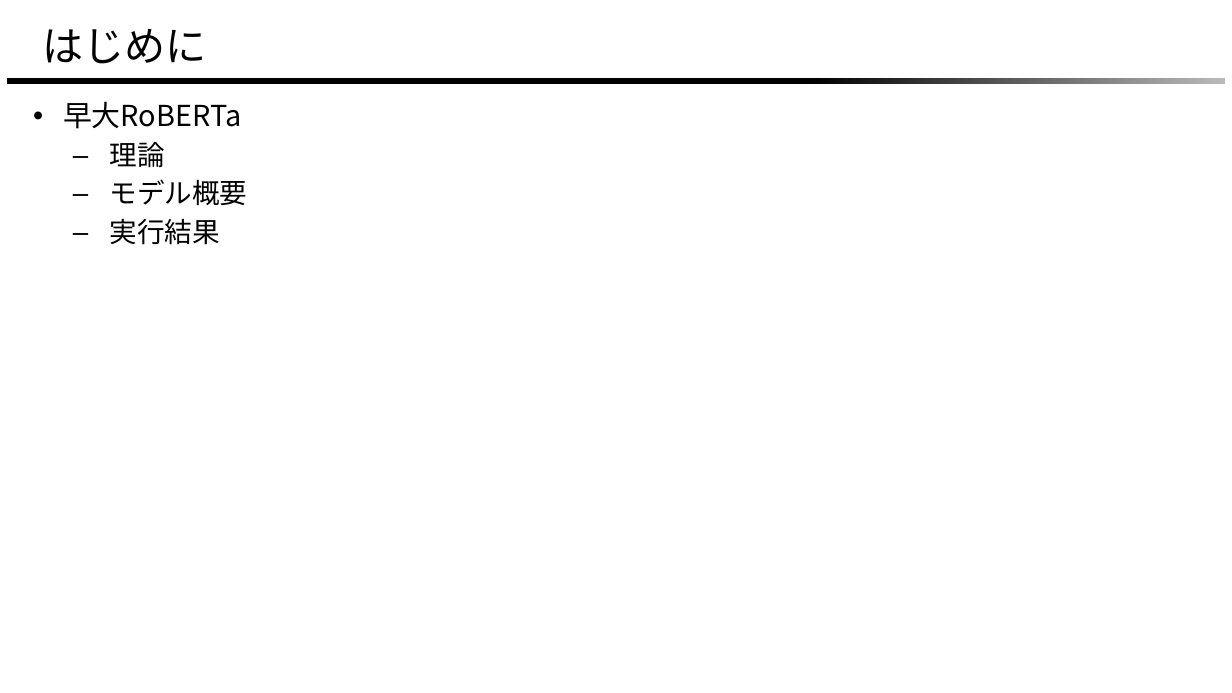
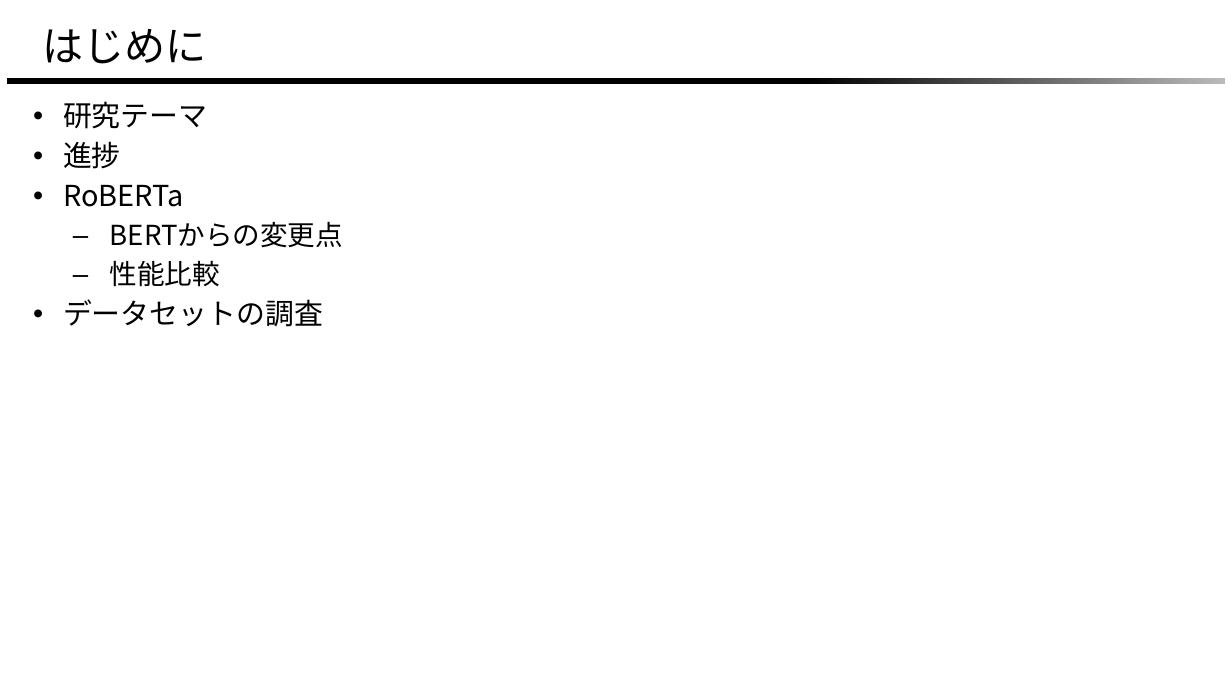
Before and after one commit to masa1357/research, a slide deck: slide 2 of 2023/meeting/0429meeting/0429meeting.pptx. Drawn at 1232x693 pixels with LibreOffice and Linux fonts; fonts in the diff are those of the drawing; background and template pictures are left out. Boxes give left, top, right and bottom in pixels: in the first picture for what was removed or moved away, otherwise in the second. Text is boxed around its words. In the diff, an @@ line names an element or a change of style, - is before the commit and + after.

```diff
--- a/2023/meeting/0429meeting/0429meeting.pptx
+++ b/2023/meeting/0429meeting/0429meeting.pptx
@@ text at (x1=63, y1=101, x2=343, y2=327): text changed; size 43 to 45 pt @@
-• 早大RoBERTa
-  – 理論
-  – モデル概要
-  – 実行結果
+• 研究テーマ
+• 進捗
+• RoBERTa
+  – BERTからの変更点
+  – 性能比較
+• データセットの調査
```
Also in this commit, not shown: 3 other slides changed, 7 slides added, 3 slides removed, 5 other files.
